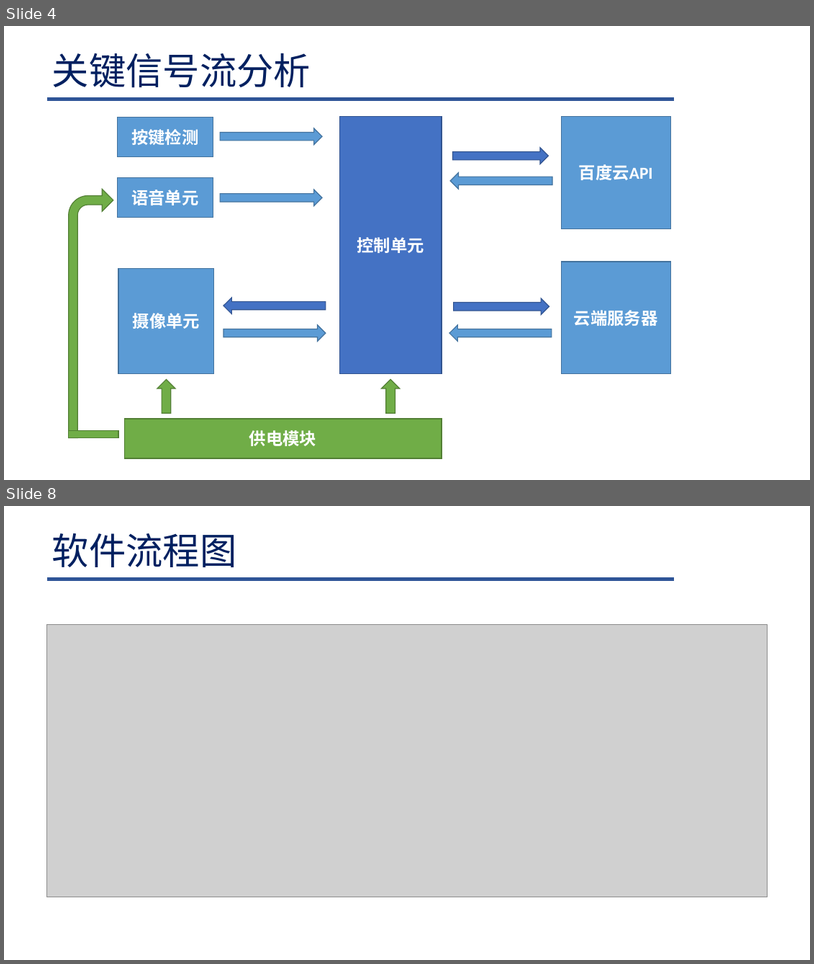
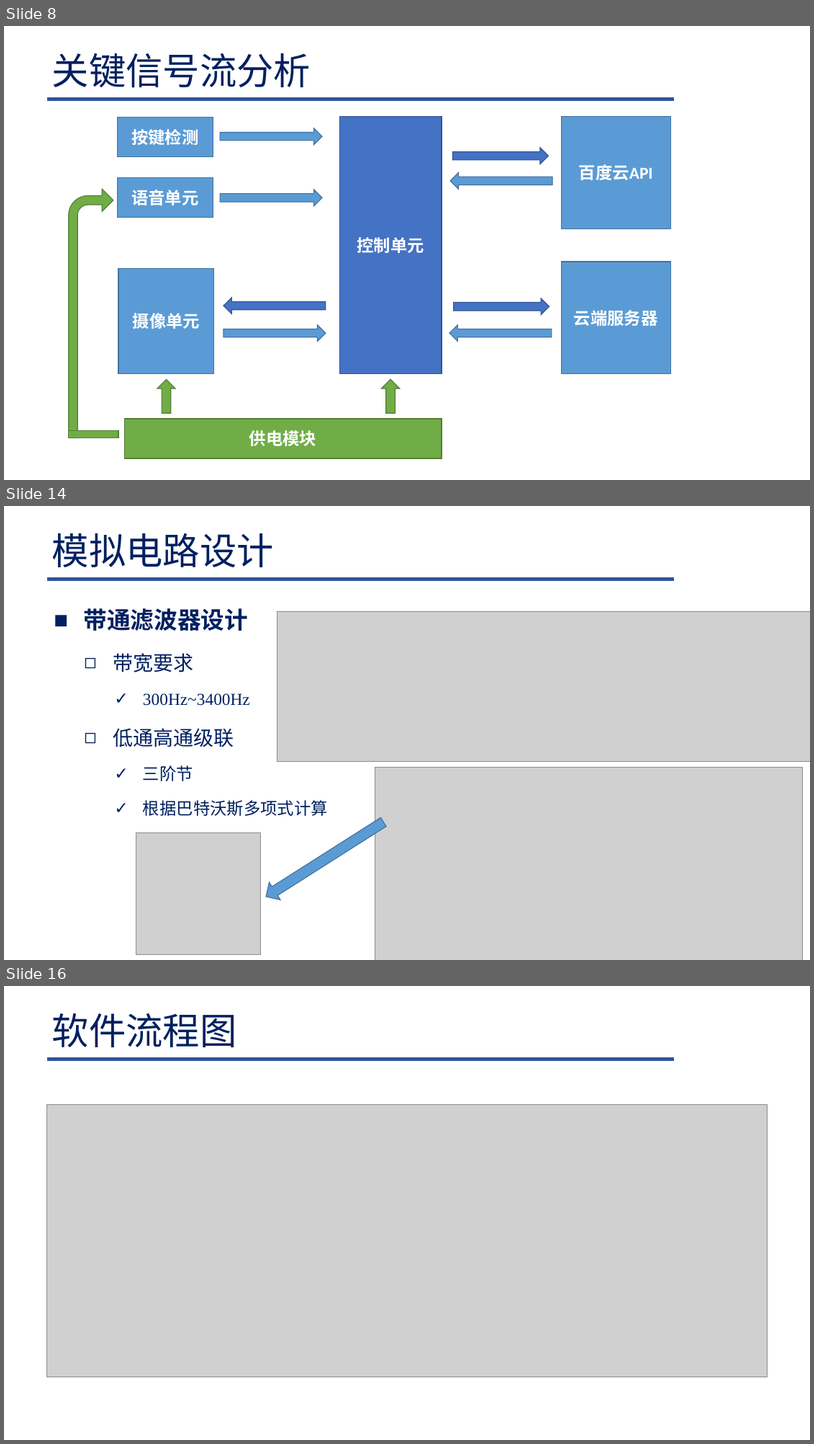
Before and after one commit to Lelucermaire111/Intelligent-blind-assistance-system, a slide deck: 系统设计/系统设计.pptx. Shown one above the other, each under a label of ours: slides 4 and 8 before the commit, slides 8, 14 and 16 after it; the slides between them are not shown. The pictures are 814x964 and 814x1444 pixels, drawn with LibreOffice and Linux fonts; fonts in the diff are those of the drawing; grey boxes stand for pictures; background and template pictures are left out. Boxes give left, top, right and bottom in pixels: in the first picture for what was removed or moved away, otherwise in the second. Text is boxed around its words. In the diff, an @@ line names an element or a change of style, - is before the commit and + after.

```diff
--- a/系统设计/系统设计.pptx
+++ b/系统设计/系统设计.pptx
@@ slide 14 added at [4, 506, 810, 960], background #FFFFFF; not listed: 1 template element that a slide beside it also shows @@
@@ title added at [52, 533, 274, 567], 44 pt, text #002060 @@
+模拟电路设计
@@ text added at [84, 608, 328, 816], 20 pt, text #002060 @@
+■ 带通滤波器设计
+  ◻ 带宽要求
+    ✓ 300Hz~3400Hz
+  ◻ 低通高通级联
+    ✓ 三阶节
+    ✓ 根据巴特沃斯多项式计算
@@ picture added at [278, 611, 810, 762] @@
@@ picture added at [376, 767, 803, 960] @@
@@ left arrow added at [261, 813, 389, 905], fill #5B9BD5, outline #43739E 1 pt @@
@@ picture added at [136, 832, 261, 954] @@
@@ what was slide 4 is now slide 8 @@
@@ what was slide 8 is now slide 16 @@
```
Also in this commit, not shown: 8 slides changed, 24 other slides added, 2 slides removed, 5 other files.
